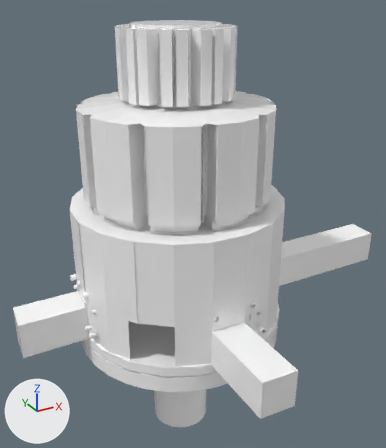
Before and after pictures for a commit that changed the FBX model Kingdom Of The Sun/Assets/Bossroom/Bossroom.fbx.
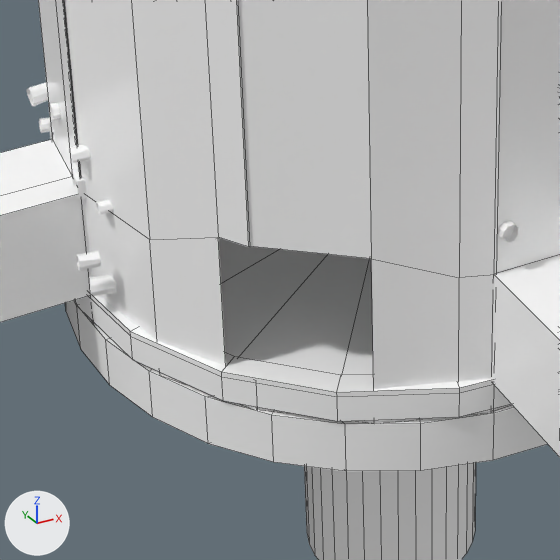
Each version appears first whole from a 50 mm camera at (-0.274, -0.535, 0.39) aimed at (0.029, 0.016, 0.114), and next in a close-up on the part from 16% to 60% of the width and 56% to 93% of the height. The lights are fixed; the arrows at lower left show +X, +Y and +Z. The close-ups show mesh edges as thin lines. Where no turn or scale is listed for an object, it has been applied to the vertices. Vertices at the same position are counted once.

Script lines for the objects in view, before the commit:
```python
me_mesh = bpy.data.meshes.new('Mesh')
me_mesh.from_pydata(...)  # 1600 vertices, 1138 faces; spans x -0.205..0.315, y -0.22..0.207, z -0.18..0.18
me_mesh.materials.append(mat_bossroom)  # white #ffffff
# before: 632 (-0.094, -0.087, -0.017), 657 (-0.094, -0.087, -0.18) at pixel (257, 411), 662 (-0.095, -0.087, -0.167) at pixel (256, 380), 707 (-0.101, -0.076, -0.017), 709 (-0.101, -0.076, -0.167)
# before: 710 (-0.101, -0.076, -0.18), 770 (-0.063, -0.111, -0.017), 783 (-0.095, -0.086, -0.017), 812 (-0.063, -0.111, -0.18) at pixel (374, 423), 813 (-0.095, -0.086, -0.18)
# before: 814 (-0.095, -0.086, -0.168), 815 (-0.063, -0.111, -0.167), 862 (-0.085, -0.093, -0.017), 1558 (-0.095, -0.087, -0.114) at pixel (249, 247), 1559 (-0.101, -0.076, -0.114) at pixel (218, 237)
# before: 1560 (-0.063, -0.111, -0.114) at pixel (371, 258), 1561 (-0.095, -0.086, -0.114) at pixel (248, 246)
me_mesh_001 = bpy.data.meshes.new('Mesh.001')
me_mesh_001.from_pydata(...)  # 220 vertices, 224 faces; spans x -0.13..0.13, y -0.13..0.13, z 0.0..0.012
me_mesh_001.materials.append(mat_bossroom)  # white #ffffff
me_mesh_002 = bpy.data.meshes.new('Mesh.002')
me_mesh_002.from_pydata(...)  # 1346 vertices, 1225 faces; spans x -0.129..0.129, y -0.129..0.129, z -0.152..0.012
me_mesh_002.materials.append(mat_bossroom)  # white #ffffff
ob_floor_bottom_final = bpy.data.objects.new('floor_bottom_final', me_mesh_002)
ob_floor_bottom_final.location = (0.0, 0.0, -0.0118)
ob_floor_top_final = bpy.data.objects.new('floor_top_final', me_mesh_001)
ob_floor_top_final.location = (0.0, 0.0, 0.0)
ob_walls_merged = bpy.data.objects.new('Walls_merged', me_mesh)
ob_walls_merged.location = (0.0001, 0.0, 0.1776)
# also in view: 'gate_final2' at (-0.126, 0.007, 0.044)
```
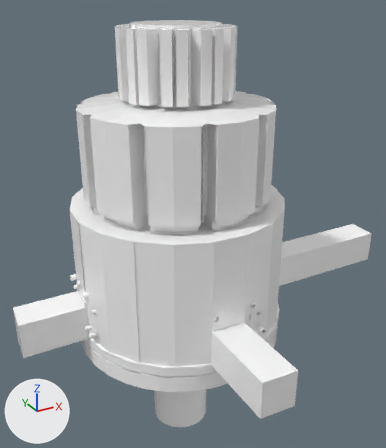
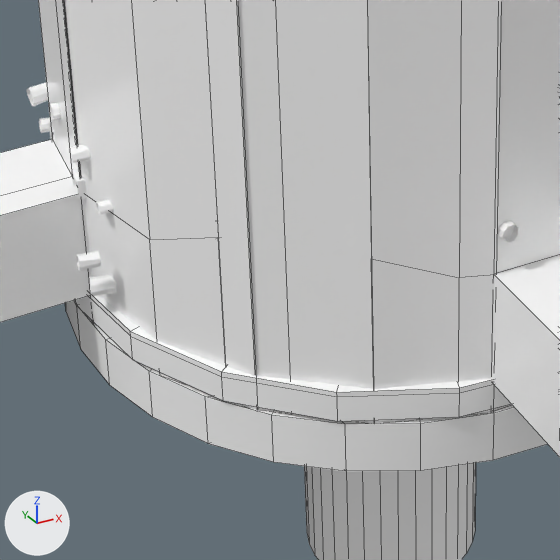
Boxes [x1, y1, x2, y2] around the edits, measured in the close-ups (560 x 560 px; the box of a moved part takes in the faces that stretch with it):
part 1 of me_mesh, moved or reshaped: [205, 0, 374, 422] in both

Edits to the bpy script that builds the scene:
```text
Change me_mesh:
    where me_mesh.from_pydata(...)  # 1600 vertices, 1138 faces; spans x -0.205..0.315, y -0.22..0.207, z -0.18..0.18
    used by ob_walls_merged; location = (0.0001, 0.0, 0.1776)
    verts and faces of me_mesh; kept vertices keep their numbers, new ones are numbered from 1600
    me_mesh part 1
    add delete_vertices([662, 814, 1558, 1561])  # with the faces that use them
    add for new, old in zip([1600, 1601, 1602], [707, 770, 862]): verts[new] = verts[old] + (0.0, 0.0, -0.163)
    add faces += [(632, 657, 1600, 707), (783, 862, 1602, 813), (770, 1601, 1602, 862)]
```
